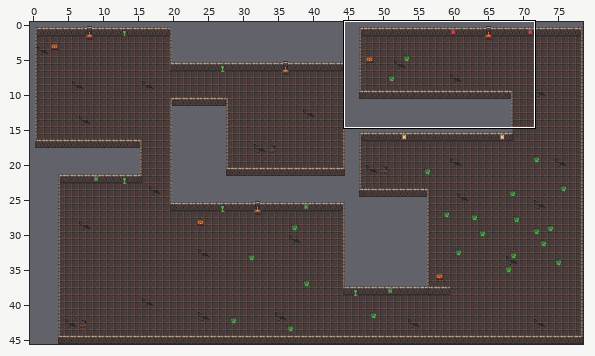
Tiled map, stored at resources/dungeon-01.tmx. The first picture is a wide view before the edit; the outline marks the close-up.
Close-up. Earlier state:
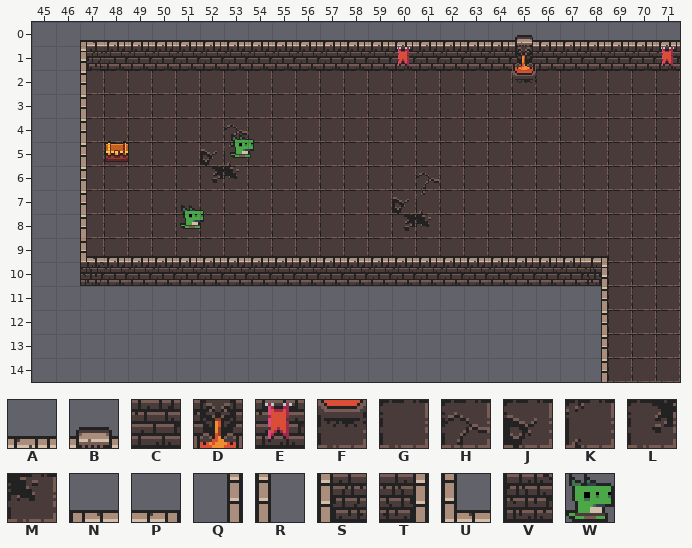
Cells are 16x16 px. Shown: x 45..71, y 0..14. The commit also changed other parts of the map, which this record leaves out.
Key: from "dungeon": A 2, B 4, C 34, D 36, E 65, F 68, G 129, H 130, J 161, K 162, L 193, M 194, N 226, P 227, Q 256, R 257, S 258, T 259, U 290, V 322, W 490.
_ is an empty cell, # one hidden under a higher layer.
Objects are placed by their top-left corner, in cells (3,4 is the top-left corner of cell 3,4); size is 1x1 cell unless given.
Layer "Ground" before, first column x 45:
 0 ___________________________
 1 ___________________________
 2 __GGGGGGGGGGGGGGGGGG_GGGGGG
 3 __GGGGGGGGGGGGGGGGGGGGGGGGG
 4 __GGGGGGHGGGGGGGGGGGGGGGGGG
 5 __GGGGGJKGGGGGGGGGGGGGGGGGG
 6 __GGGGGLMGGGGGG_#GGGGGGGGGG
 7 __GGGGGGGGGGGGG__GGGGGGGGGG
 8 __GGGGGGGGGGGGG__GGGGGGGGGG
 9 __GGGGGGGGGGGGGGGGGGGGGGGGG
10 ________________________GGG
11 ________________________GGG
12 ________________________GGG
13 ________________________GGG
14 ________________________GGG
Layer "Walls" before, first column x 45:
 0 __NAAAAAAAAAAAAAAAAABAAAAAA
 1 __SCCCCCCCCCCCCECCCCDCCCCCE
 2 __R_________________F______
 3 __R________________________
 4 __R________________________
 5 __R________________________
 6 __R____________GH__________
 7 __R____________JK__________
 8 __R____________LM__________
 9 __UAAAAAAAAAAAAAAAAAAAAP___
10 __VCCCCCCCCCCCCCCCCCCCCT___
11 _______________________Q___
12 _______________________Q___
13 _______________________Q___
14 _______________________Q___
Objects on layer "Enemies" before:
W at 53.2,4.7
W at 51.2,7.6
The result:
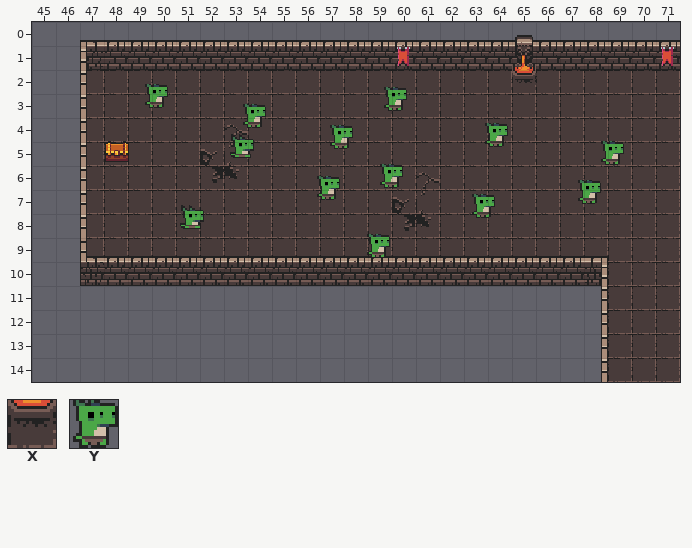
Further tiles: from "dungeon": X 69, Y 491.
Changes in this commit:
{"where": "layer \"Ground\""}
{"y":2,"x":65,"old":"_","new":"X"}
{"where": "layer \"Walls\""}
{"y":2,"x":65,"old":"F","new":"_"}
{"where": "layer \"Enemies\""}
{"now": "Y at 49.7,2.6"}
{"now": "Y at 59.6,2.7"}
{"now": "Y at 53.8,3.4"}
{"now": "Y at 63.8,4.2"}
{"now": "Y at 57.4,4.3"}
{"now": "Y at 68.7,5"}
{"now": "Y at 59.5,5.9"}
{"now": "Y at 56.8,6.4"}
{"now": "Y at 67.7,6.6"}
{"now": "Y at 63.3,7.2"}
{"now": "Y at 58.9,8.8"}
